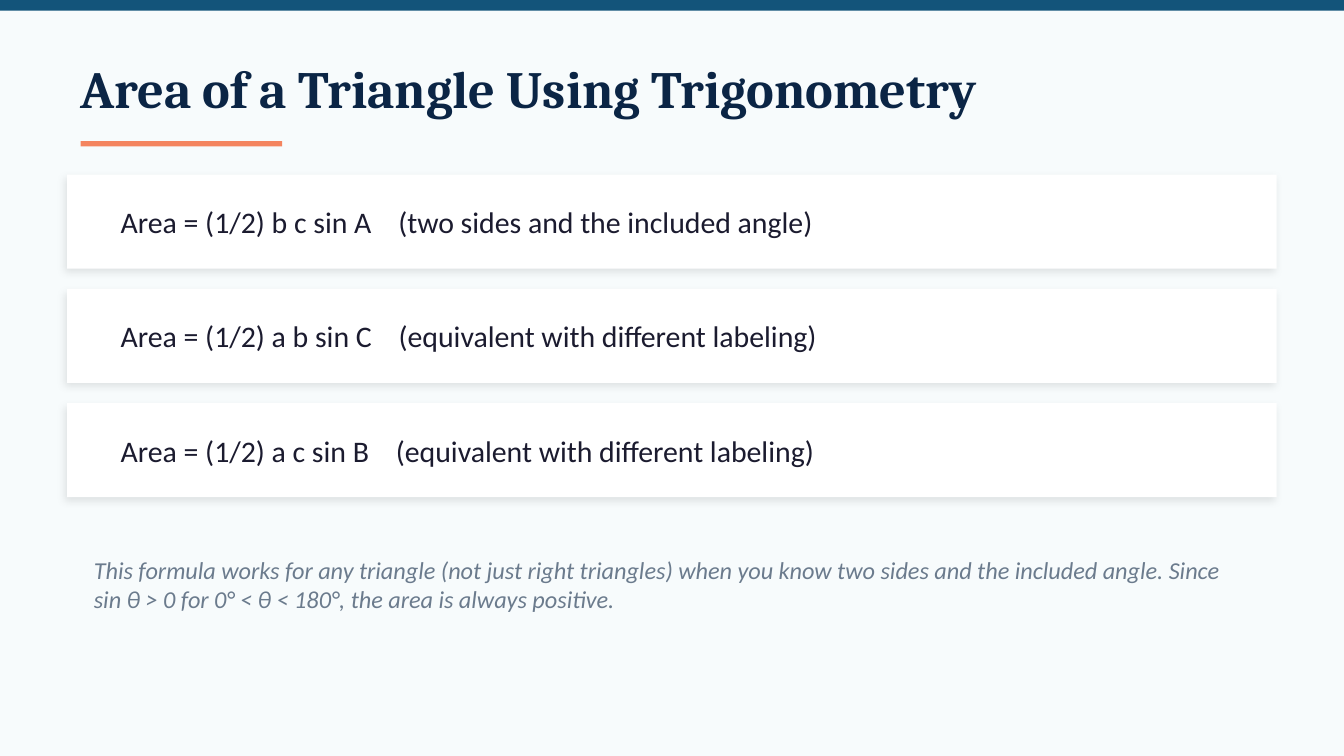
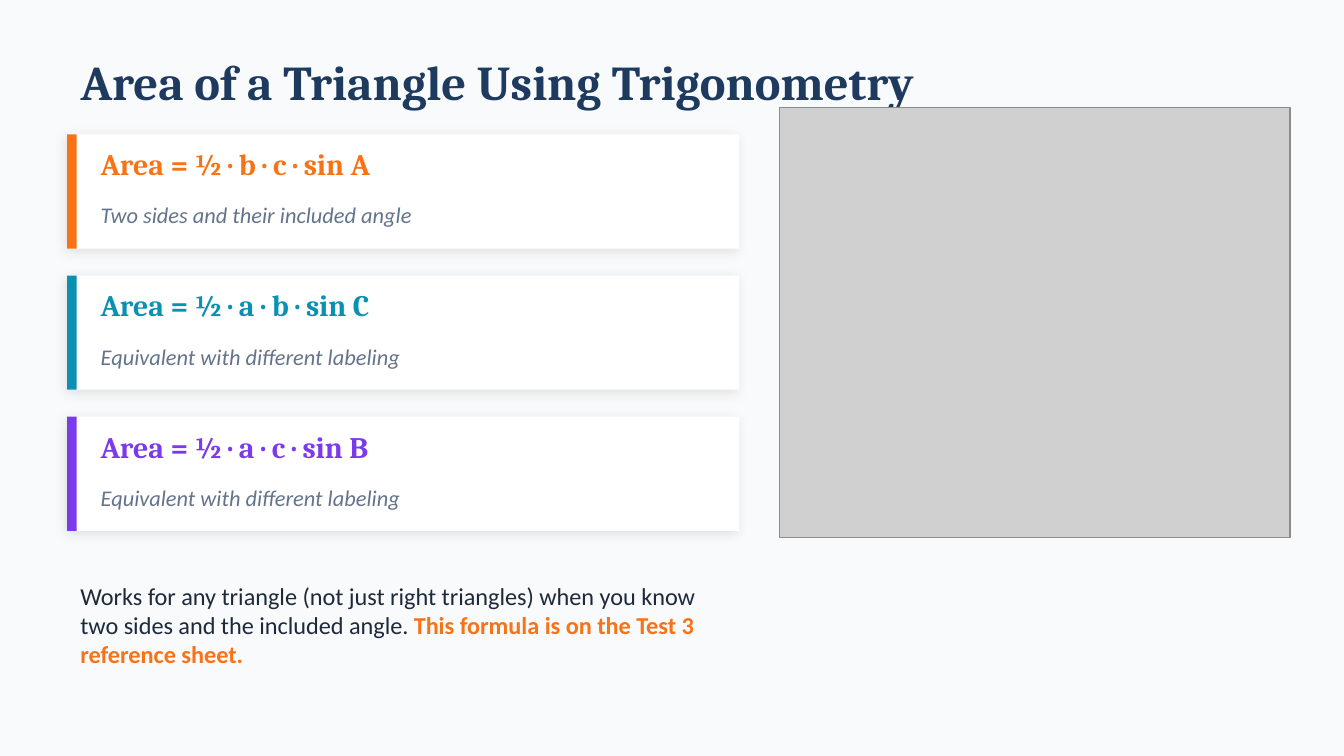
Before and after one commit to andrewhvolk/andrewhvolk.github.io, a slide deck: slide 18 of slides/Math130Unit3B.pptx (slide 19 before the commit). Drawn at 1344x756 pixels with LibreOffice and Linux fonts; fonts in the diff are those of the drawing; grey boxes stand for pictures. Boxes give left, top, right and bottom in pixels: in the first picture for what was removed or moved away, otherwise in the second. Text is boxed around its words. In the diff, an @@ line names an element or a change of style, - is before the commit and + after.

```diff
--- a/slides/Math130Unit3B.pptx
+++ b/slides/Math130Unit3B.pptx
@@ background #F7FBFC to #F8FAFC @@
@@ rectangle removed at [0, 0, 1344, 11] @@
@@ text "Area of a Triangle Using ..." at [81, 65, 914, 110]: size 28 to 26 pt, text colour #0B2545 to #1E3A5F @@
@@ picture added at [780, 108, 1290, 538] @@
@@ shadow changed in 3 elements at [67, 276, 739, 390], [67, 417, 739, 531], [67, 134, 739, 249] @@
@@ rectangle: place and size @@
-rectangle at [67, 175, 1277, 269]
+rectangle at [67, 134, 739, 249]
@@ rectangle added at [67, 134, 77, 249], fill #F97316 @@
@@ rectangle removed at [81, 141, 282, 146] @@
@@ text at [101, 154, 370, 176]: text changed; font Calibri to Cambria; text colour #1B1B2F to #F97316; bold on @@
-Area = (1/2) b c sin A (two sides and the included angle)
+Area = ½ · b · c · sin A
@@ text added at [101, 207, 411, 227], 12 pt, text #64748B, italic @@
+Two sides and their included angle
@@ rectangle: place and size @@
-rectangle at [67, 289, 1277, 383]
+rectangle at [67, 276, 739, 390]
@@ rectangle added at [67, 276, 77, 390], fill #0891B2 @@
@@ text at [101, 295, 369, 317]: text changed; font Calibri to Cambria; text colour #1B1B2F to #0891B2; bold on @@
-Area = (1/2) a b sin C (equivalent with different labeling)
+Area = ½ · a · b · sin C
@@ text added at [101, 349, 400, 369], 12 pt, text #64748B, italic @@
+Equivalent with different labeling
@@ rectangle: place and size @@
-rectangle at [67, 403, 1277, 497]
+rectangle at [67, 417, 739, 531]
@@ rectangle added at [67, 417, 77, 531], fill #7C3AED @@
@@ text at [101, 437, 368, 459]: text changed; font Calibri to Cambria; text colour #1B1B2F to #7C3AED; bold on @@
-Area = (1/2) a c sin B (equivalent with different labeling)
+Area = ½ · a · c · sin B
@@ text added at [101, 490, 400, 510], 12 pt, text #64748B, italic @@
+Equivalent with different labeling
@@ text at [80, 587, 695, 663]: text changed; text colour #6B7B8D to #1E293B; italic off @@
-This formula works for any triangle (not just right triangles) when you know two sides and the included angle. Since sin θ > 0 for 0° < θ < 180°, the area is always positive.
+Works for any triangle (not just right triangles) when you know two sides and the included angle. This formula is on the Test 3 reference sheet.
```
Also in this commit, not shown: 12 other slides changed, 8 slides added, 8 slides removed, 8 other files.
